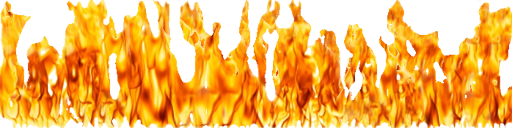
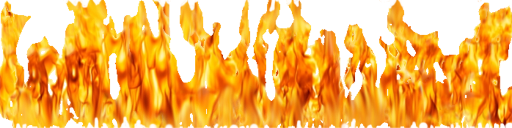
Revision of a layered 512 × 128 image; what changed, layer by layer:
removed layer "Layer 0 copy" over [0, 0, 512, 128]
added layer "Layer 1" above "WhiteBG" over [0, 0, 512, 128]
